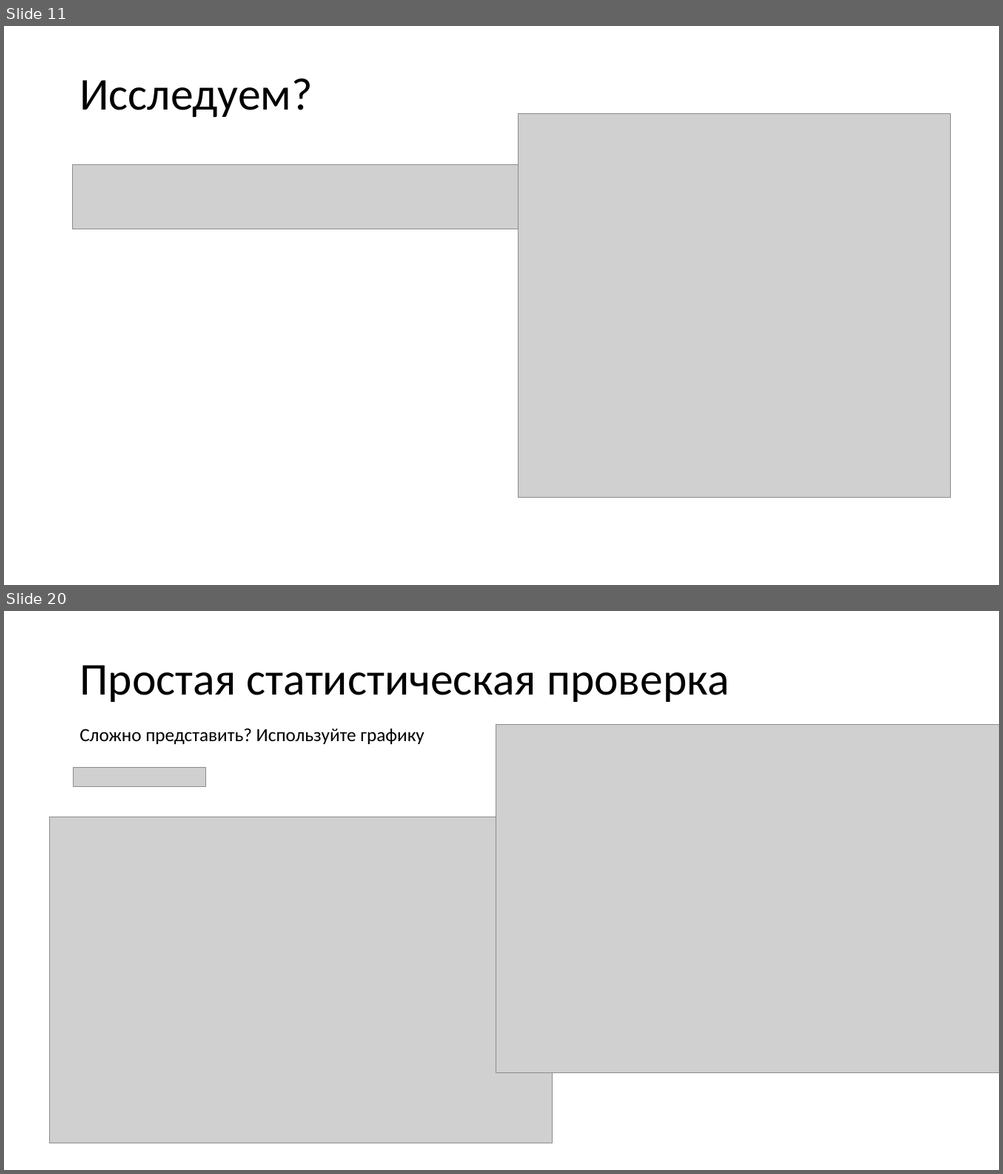
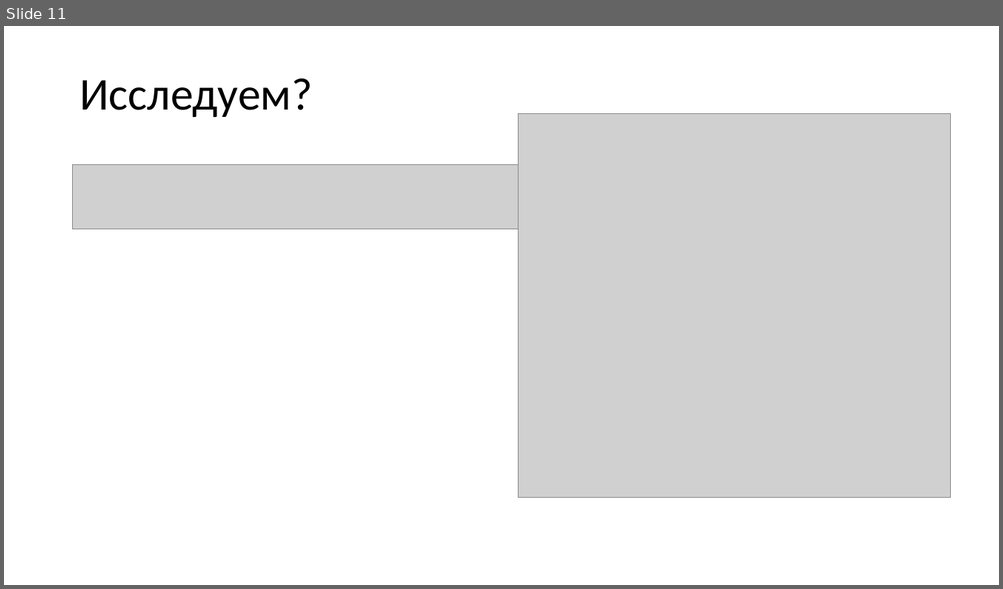
Before and after one commit to imhouston/MD-DA-2017, a slide deck: 5.1 Анализ данных. Многомерье. Начало.pptx. Shown one above the other, each under a label of ours: slides 11 and 20 before the commit, slide 11 after it; the slides between them are not shown. The pictures are 1003x1174 and 1003x589 pixels, drawn with LibreOffice and Linux fonts; fonts in the diff are those of the drawing; grey boxes stand for pictures. Boxes give left, top, right and bottom in pixels: in the first picture for what was removed or moved away, otherwise in the second. Text is boxed around its words. In the diff, an @@ line names an element or a change of style, - is before the commit and + after.

```diff
--- a/5.1 Анализ данных. Многомерье. Начало.pptx
+++ b/5.1 Анализ данных. Многомерье. Начало.pptx
@@ slide 20 removed at bbox=[4, 611, 999, 1170], background #FFFFFF @@
@@ title removed at bbox=[79, 665, 728, 702] @@
-Простая статистическая проверка
@@ text removed at bbox=[79, 728, 424, 744] @@
-Сложно представить? Используйте графику
@@ picture removed at bbox=[495, 725, 999, 1073] @@
@@ picture removed at bbox=[74, 768, 206, 787] @@
@@ picture removed at bbox=[50, 817, 552, 1144] @@
```
Also in this commit, not shown: 3 slides changed, 6 slides added, 17 other slides removed, 2 other files.
